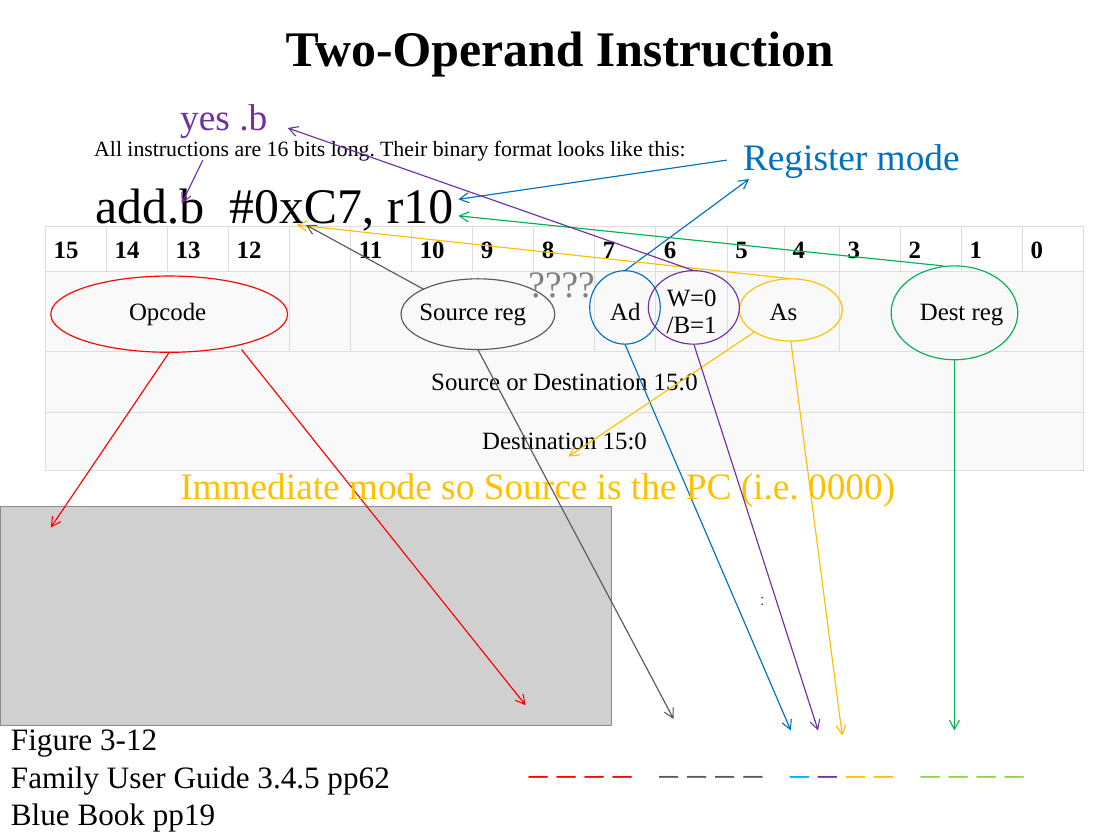
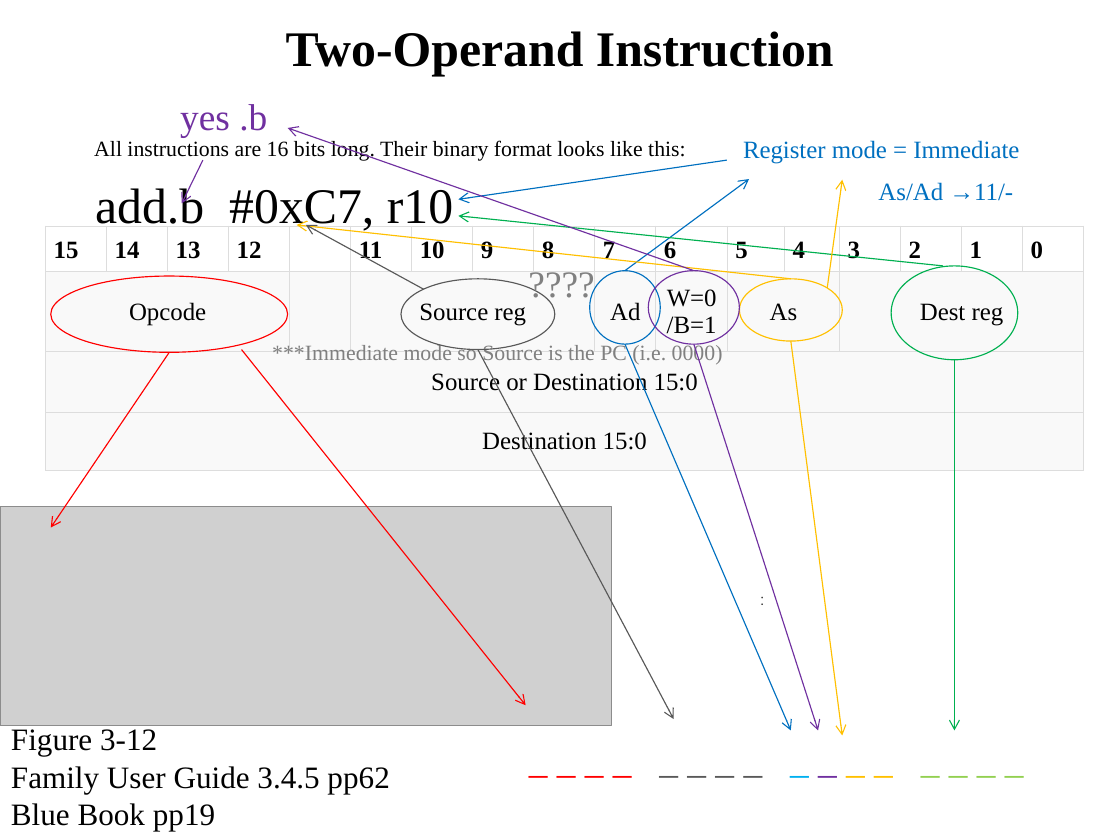
Before and after one commit to pw4rn3r/ECE382, a slide deck: slide 23 of notes/L3/Lsn3.pptx. Drawn at 1120x840 pixels with LibreOffice and Linux fonts; fonts in the diff are those of the drawing; grey boxes stand for pictures. Boxes give left, top, right and bottom in pixels: in the first picture for what was removed or moved away, otherwise in the second. Text is boxed around its words. In the diff, an @@ line names an element or a change of style, - is before the commit and + after.

```diff
--- a/notes/L3/Lsn3.pptx
+++ b/notes/L3/Lsn3.pptx
@@ text at [743, 140, 1019, 201]: text changed; size 24 to 16 pt @@
-Register mode
+Register mode = Immediate
+As/Ad →11/-
@@ arrow moved from (755, 332) - (568, 457) to (828, 288) - (842, 179) @@
@@ text at [272, 343, 723, 365]: text changed; size 24 to 14 pt; text colour #FFC000 to #808080 @@
-Immediate mode so Source is the PC (i.e. 0000)
+***Immediate mode so Source is the PC (i.e. 0000)
```
Also in this commit, not shown: 7 other slides changed.
